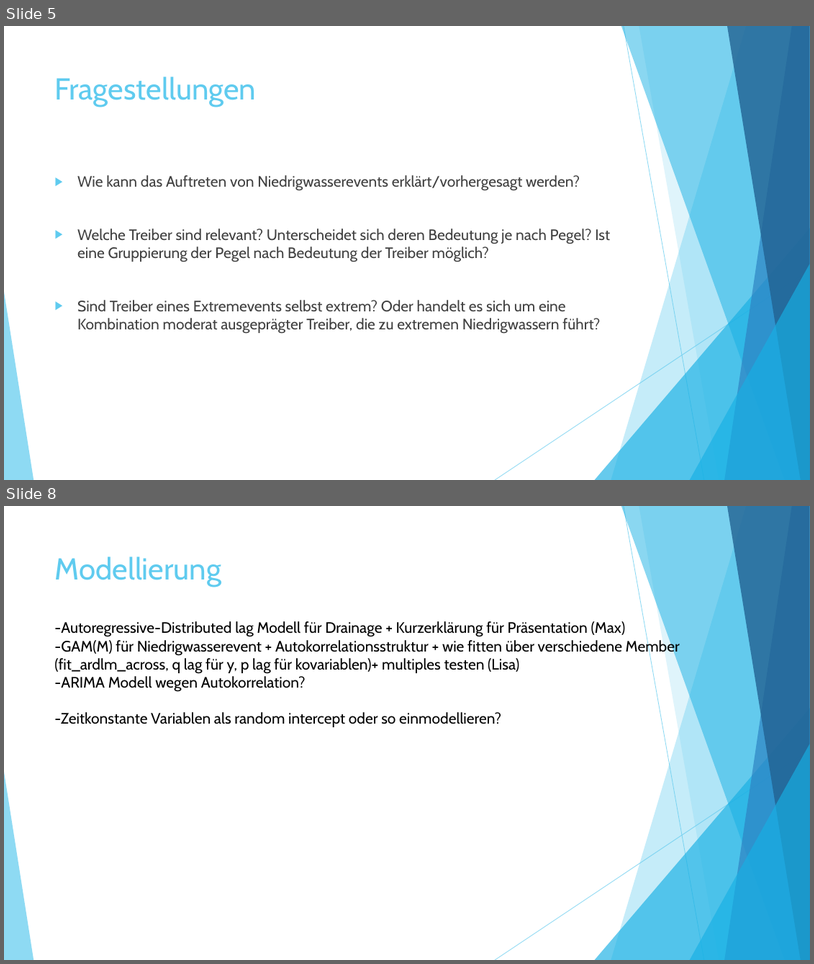
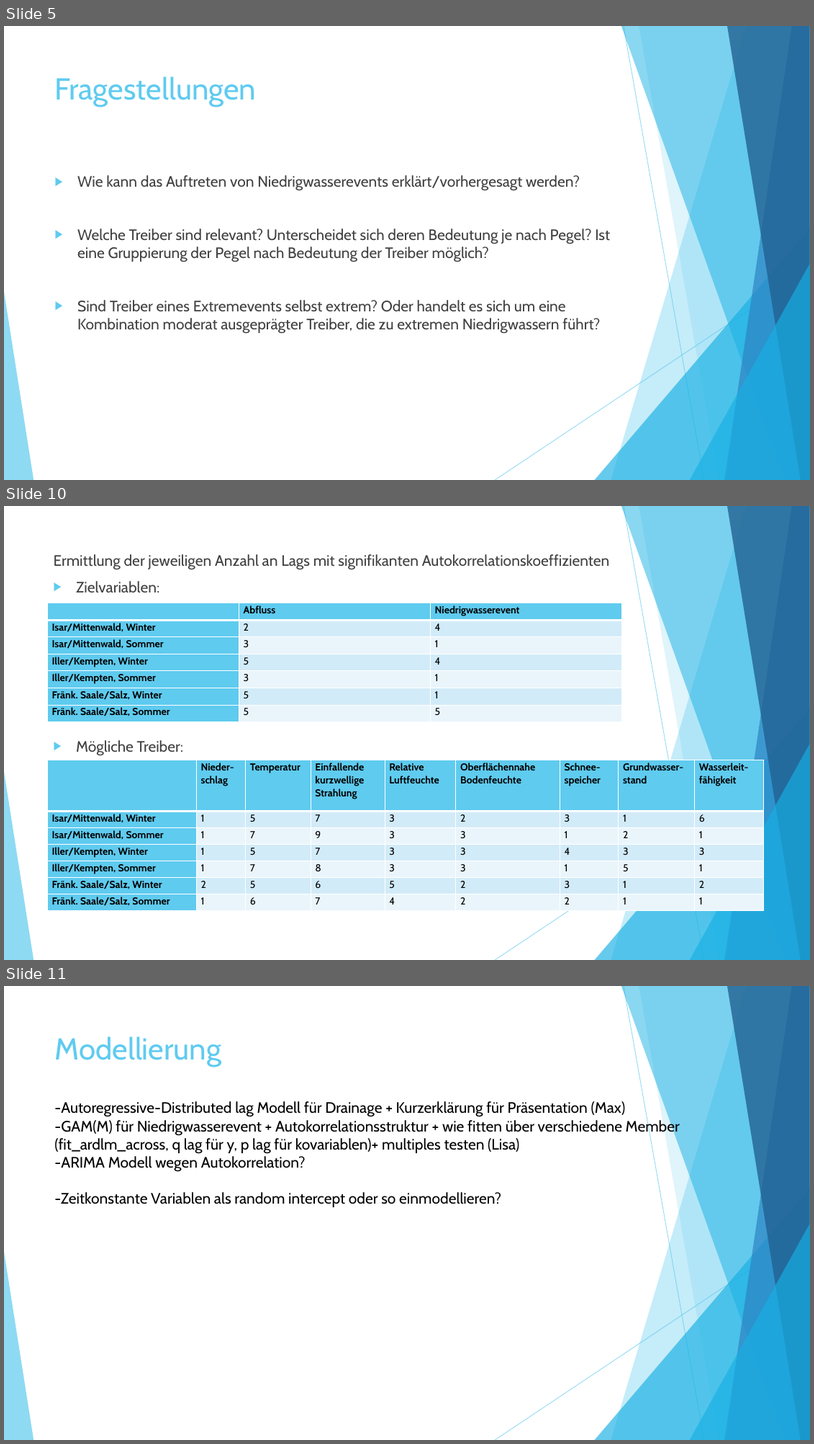
Before and after one commit to StatPrak-Droughts/Drought-Project, a slide deck: Zwischenpräsentation.pptx. Shown one above the other, each under a label of ours: slides 5 and 8 before the commit, slides 5, 10 and 11 after it; the slides between them are not shown. The pictures are 814x964 and 814x1444 pixels, drawn with LibreOffice and Linux fonts; fonts in the diff are those of the drawing. Boxes give left, top, right and bottom in pixels: in the first picture for what was removed or moved away, otherwise in the second. Text is boxed around its words. In the diff, an @@ line names an element or a change of style, - is before the commit and + after.

```diff
--- a/Zwischenpräsentation.pptx
+++ b/Zwischenpräsentation.pptx
@@ slide 10 added at [4, 506, 810, 960], background #FFFFFF; not listed: 10 template elements that a slide beside it also shows @@
@@ text added at [54, 554, 610, 756], 18 pt, text #404040 @@
+Ermittlung der jeweiligen Anzahl an Lags mit signifikanten Autokorrelationskoeffizienten
+▶ Zielvariablen:
+▶ Mögliche Treiber:
@@ table added at [47, 602, 623, 722], 7 rows, 3 columns @@
+ | Abfluss | Niedrigwasserevent
+Isar/Mittenwald, Winter | 2 | 4
+Isar/Mittenwald, Sommer | 3 | 1
+Iller/Kempten, Winter | 5 | 4
+Iller/Kempten, Sommer | 3 | 1
+Fränk. Saale/Salz, Winter | 5 | 1
+Fränk. Saale/Salz, Sommer | 5 | 5
@@ table added at [47, 760, 764, 911], 7 rows, 9 columns @@
+ | Nieder-schlag | Temperatur | Einfallende kurzwellige Strahlung | Relative Luftfeuchte | Oberflächennahe Bodenfeuchte | Schnee-speicher | Grundwasser-stand | Wasserleit-fähigkeit
+Isar/Mittenwald, Winter | 1 | 5 | 7 | 3 | 2 | 3 | 1 | 6
+Isar/Mittenwald, Sommer | 1 | 7 | 9 | 3 | 3 | 1 | 2 | 1
+Iller/Kempten, Winter | 1 | 5 | 7 | 3 | 3 | 4 | 3 | 3
+Iller/Kempten, Sommer | 1 | 7 | 8 | 3 | 3 | 1 | 5 | 1
+Fränk. Saale/Salz, Winter | 2 | 5 | 6 | 5 | 2 | 3 | 1 | 2
+Fränk. Saale/Salz, Sommer | 1 | 6 | 7 | 4 | 2 | 2 | 1 | 1
@@ what was slide 8 is now slide 11 @@
```
Also in this commit, not shown: 2 slides changed, 3 other slides added, 1 slide removed.
